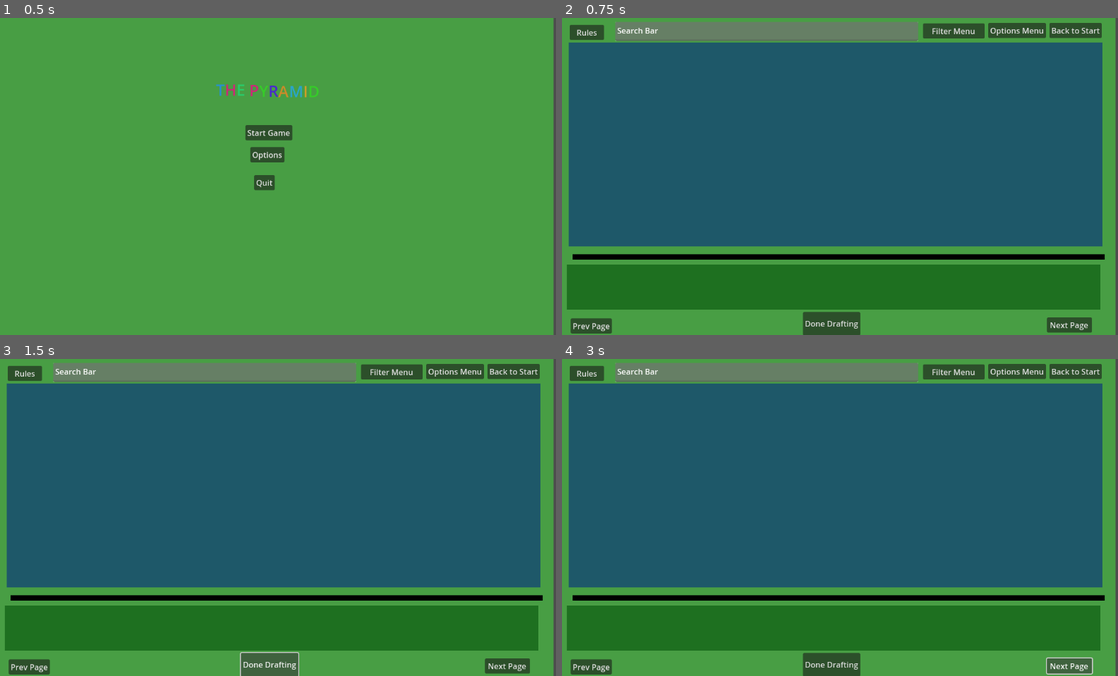
Above: before the commit, frames 1-4 (two rows, left to right).
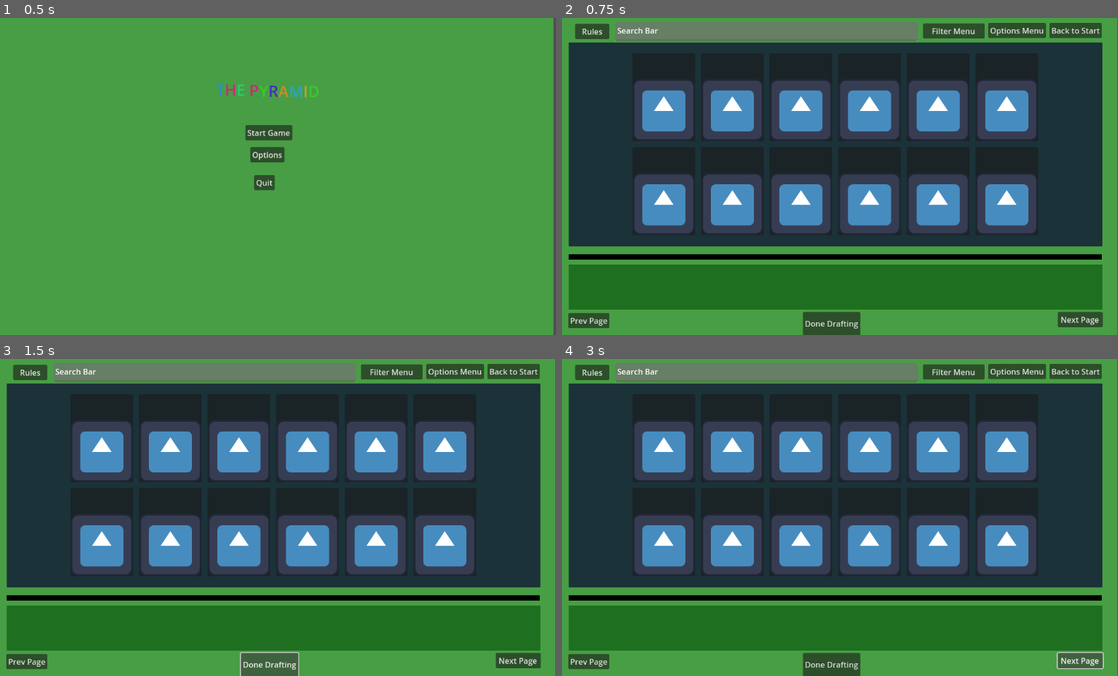
Above: after the commit, the same moments.

Repository: monochromia/PyramidGodot
Game: Godot game, scene res://Main Menu.tscn
The game is run twice, just before and just after one commit, with the same random seed, the same clock (stepped at 60 frames per second) and the same inputs. The engine's default icon, where the game draws it, is replaced by a stand-in: a white triangle on a blue panel in a dark square.
Inputs:
- Up to frame 1 (0.5 s): no input
- Up to frame 2 (0.75 s): click "Start Game" at 0.5 s
- Up to frame 3 (1.5 s): click "Done Drafting" at 1.25 s
- Up to frame 4 (3 s): click "Done Drafting" at 2 s; click "Next Page" at 2.75 s

Frame 1 is identical in both runs. In frame 2, 63% of the frame differs, in the area x 0-100%, y 0-100%; in frame 3, 63%; in frame 4, 63%.

Commit message:
added pack select layout and data

Diff:
--- a/Pack Select.gd
+++ b/Pack Select.gd
@@ -4,12 +4,17 @@
 var music_volume: float = 0
 var sfx_volume: float = 0
 var mod_folder_path : String = ""
+var all_packs: Array[PackData]
 
 const SAVE_PATH = "user://settings.cfg"
-
+const Slot = preload("res://pack_select/slot.tscn")
 
 # Called when the node enters the scene tree for the first time.
 func _ready():
+	load_settings()
+
+
+func load_settings():
 	var config := ConfigFile.new()
 
 	config.load(SAVE_PATH)
--- a/Pack Select.tscn
+++ b/Pack Select.tscn
@@ -1,13 +1,14 @@
-[gd_scene load_steps=3 format=3 uid="uid://dfx6r1wt7k8ve"]
+[gd_scene load_steps=4 format=3 uid="uid://dfx6r1wt7k8ve"]
 
 [ext_resource type="Script" path="res://Pack Select.gd" id="1_x7gni"]
 [ext_resource type="AudioStream" uid="uid://crwtutceuuea5" path="res://sounds/lofi.wav" id="2_tm624"]
+[ext_resource type="PackedScene" uid="uid://dmmamuu4273x5" path="res://pack_select/pack_select_data.tscn" id="3_bwkng"]
 
 [node name="Pack_Select_Scene_Head" type="Node2D"]
 script = ExtResource("1_x7gni")
 
 [node name="Background Placeholder" type="ColorRect" parent="."]
-offset_right = 1147.0
+offset_right = 1151.0
 offset_bottom = 652.0
 color = Color(0.282353, 0.619608, 0.266667, 1)
 
@@ -19,17 +20,17 @@
 text = "Done Drafting"
 
 [node name="Next Page Button" type="Button" parent="."]
-offset_left = 1007.0
-offset_top = 612.0
-offset_right = 1099.0
-offset_bottom = 643.0
+offset_left = 1029.0
+offset_top = 601.0
+offset_right = 1121.0
+offset_bottom = 632.0
 text = "Next Page"
 
 [node name="Rules Button" type="Button" parent="."]
-offset_left = 33.0
-offset_top = 14.0
-offset_right = 103.0
-offset_bottom = 45.0
+offset_left = 44.0
+offset_top = 12.0
+offset_right = 114.0
+offset_bottom = 43.0
 text = "Rules"
 
 [node name="End Run Button" type="Button" parent="."]
@@ -47,16 +48,16 @@
 text = "Options Menu"
 
 [node name="Prev Page Button" type="Button" parent="."]
-offset_left = 35.0
-offset_top = 614.0
-offset_right = 119.0
-offset_bottom = 645.0
+offset_left = 30.0
+offset_top = 603.0
+offset_right = 114.0
+offset_bottom = 634.0
 text = "Prev Page"
 
 [node name="Selected Packs Placeholder" type="ColorRect" parent="."]
-offset_left = 27.0
+offset_left = 31.0
 offset_top = 504.0
-offset_right = 1116.0
+offset_right = 1120.0
 offset_bottom = 596.0
 color = Color(0.117647, 0.439216, 0.12549, 1)
 
@@ -85,14 +86,20 @@
 text = "Filter Menu"
 
 [node name="Decoration" type="ColorRect" parent="."]
-offset_left = 39.0
+offset_left = 31.0
 offset_top = 483.0
-offset_right = 1125.0
+offset_right = 1119.0
 offset_bottom = 494.0
 color = Color(0, 0, 0, 1)
 
 [node name="BGM" type="AudioStreamPlayer" parent="."]
 stream = ExtResource("2_tm624")
 
+[node name="Pack Select Data" parent="." instance=ExtResource("3_bwkng")]
+offset_left = 31.0
+offset_top = 50.0
+offset_right = 1120.0
+offset_bottom = 467.0
+
 [connection signal="pressed" from="End Run Button" to="." method="_on_end_run_button_pressed"]
 [connection signal="pressed" from="Options Button" to="." method="_on_options_button_pressed"]
--- /dev/null
+++ b/pack/pack_data.gd
@@ -0,0 +1,6 @@
+extends Resource
+
+class_name PackData
+
+@export var name: String = ""
+@export var texture: Texture
--- /dev/null
+++ b/pack_select/pack_select_data.gd
@@ -0,0 +1,94 @@
+extends PanelContainer
+
+class_name PackSelectData
+
+@export var slot_data: Array[SlotData]
+
+var mod_folder_path : String = ""
+var all_packs: Array[PackData]
+
+const SAVE_PATH = "user://settings.cfg"
+const Slot = preload("res://pack_select/slot.tscn")
+@onready var pack_select_data = $"."
+@onready var grid_container = $MarginContainer/GridContainer
+
+# Called when the node enters the scene tree for the first time.
+func _ready():
+	load_settings()
+
+	if mod_folder_path:
+		load_cards()
+	else:
+		# Todo: Tell the user to update the mods path
+		pass
+
+
+func load_image_into_texture(image_path):
+	var image = Image.new()  # Create a new Image instance
+	var error = image.load(image_path)  # Load the image file
+
+	if error == OK:  # Check if the image loaded successfully
+		var texture = ImageTexture.new()  # Create a new ImageTexture instance
+		texture.create_from_image(image)  # Assign the image to the texture
+		return texture  # Return the texture
+	else:
+		print("Failed to load image: ", image_path)
+		return null
+
+
+
+
+func load_cards():
+	var card_backs_dir = DirAccess.open(mod_folder_path + "/Card Backs App")
+
+	if card_backs_dir:
+		card_backs_dir.list_dir_begin()
+
+		var file_name = card_backs_dir.get_next()
+		while file_name != "":
+			if card_backs_dir.current_is_dir(): # if it's a directory
+				file_name = card_backs_dir.get_next()
+				continue
+
+			# Check if the file is an image by checking its extension
+			if file_name.ends_with(".png") or file_name.ends_with(".jpg") or file_name.ends_with(".jpeg"):
+				var new_pack = PackData.new()
+				new_pack.name = file_name.split('.')[0]
+				new_pack.texture = load_image_into_texture(mod_folder_path + "/Card Backs App/" + file_name)
+
+				if new_pack.texture:
+					all_packs.push_back(
+						new_pack
+					)
+
+			file_name = card_backs_dir.get_next()  # Get the next file name
+
+		card_backs_dir.list_dir_end()  # Finish reading the directory
+
+		populate_pack_select(all_packs.slice(0, 12))
+	else:
+		print("Could not open directory")
+
+
+
+
+func populate_pack_select(pack_data: Array[PackData]):
+	for child in grid_container.get_children():
+		child.queue_free()
+
+	for pack_datum in pack_data:
+		if pack_datum:
+			var slot = Slot.instantiate()
+			var slot_data = SlotData.new()
+			slot_data.pack_data = pack_datum
+			grid_container.add_child(slot)
+			slot.set_slot_data(slot_data)
+
+
+func load_settings():
+	var config := ConfigFile.new()
+
+	config.load(SAVE_PATH)
+
+	if config.get_value("settings", "mod_folder_path"):
+		mod_folder_path = config.get_value("settings", "mod_folder_path")
--- /dev/null
+++ b/pack_select/pack_select_data.tscn
@@ -0,0 +1,66 @@
+[gd_scene load_steps=3 format=3 uid="uid://dmmamuu4273x5"]
+
+[ext_resource type="Script" path="res://pack_select/pack_select_data.gd" id="1_b4fgo"]
+[ext_resource type="PackedScene" uid="uid://cvgkt1aa6p2wi" path="res://pack_select/slot.tscn" id="2_s1ifu"]
+
+[node name="Pack Select Data" type="PanelContainer"]
+anchors_preset = 14
+anchor_top = 0.5
+anchor_right = 1.0
+anchor_bottom = 0.5
+offset_top = -202.0
+offset_bottom = 202.0
+grow_horizontal = 2
+grow_vertical = 2
+script = ExtResource("1_b4fgo")
+
+[node name="MarginContainer" type="MarginContainer" parent="."]
+layout_mode = 2
+theme_override_constants/margin_left = 16
+theme_override_constants/margin_top = 16
+theme_override_constants/margin_right = 16
+theme_override_constants/margin_bottom = 16
+
+[node name="GridContainer" type="GridContainer" parent="MarginContainer"]
+layout_mode = 2
+size_flags_horizontal = 4
+size_flags_vertical = 4
+theme_override_constants/h_separation = 12
+theme_override_constants/v_separation = 12
+columns = 6
+
+[node name="Slot" parent="MarginContainer/GridContainer" instance=ExtResource("2_s1ifu")]
+layout_mode = 2
+
+[node name="Slot2" parent="MarginContainer/GridContainer" instance=ExtResource("2_s1ifu")]
+layout_mode = 2
+
+[node name="Slot3" parent="MarginContainer/GridContainer" instance=ExtResource("2_s1ifu")]
+layout_mode = 2
+
+[node name="Slot4" parent="MarginContainer/GridContainer" instance=ExtResource("2_s1ifu")]
+layout_mode = 2
+
+[node name="Slot5" parent="MarginContainer/GridContainer" instance=ExtResource("2_s1ifu")]
+layout_mode = 2
+
+[node name="Slot6" parent="MarginContainer/GridContainer" instance=ExtResource("2_s1ifu")]
+layout_mode = 2
+
+[node name="Slot7" parent="MarginContainer/GridContainer" instance=ExtResource("2_s1ifu")]
+layout_mode = 2
+
+[node name="Slot8" parent="MarginContainer/GridContainer" instance=ExtResource("2_s1ifu")]
+layout_mode = 2
+
+[node name="Slot9" parent="MarginContainer/GridContainer" instance=ExtResource("2_s1ifu")]
+layout_mode = 2
+
+[node name="Slot10" parent="MarginContainer/GridContainer" instance=ExtResource("2_s1ifu")]
+layout_mode = 2
+
+[node name="Slot11" parent="MarginContainer/GridContainer" instance=ExtResource("2_s1ifu")]
+layout_mode = 2
+
+[node name="Slot12" parent="MarginContainer/GridContainer" instance=ExtResource("2_s1ifu")]
+layout_mode = 2
--- /dev/null
+++ b/pack_select/slot.gd
@@ -0,0 +1,18 @@
+extends PanelContainer
+
+@onready var pack_image: TextureRect = $"Pack Image"
+
+func set_slot_data(slot_data: SlotData) -> void:
+	var pack_data = slot_data.pack_data
+	pack_image.texture = pack_data.texture
+	tooltip_text = "%s" % [pack_data.name]
+	print("slot data set for " + pack_data.name)
+
+# Called when the node enters the scene tree for the first time.
+func _ready():
+	pass # Replace with function body.
+
+
+# Called every frame. 'delta' is the elapsed time since the previous frame.
+func _process(delta):
+	pass
--- /dev/null
+++ b/pack_select/slot.tscn
@@ -0,0 +1,16 @@
+[gd_scene load_steps=3 format=3 uid="uid://cvgkt1aa6p2wi"]
+
+[ext_resource type="Script" path="res://pack_select/slot.gd" id="1_kquhm"]
+[ext_resource type="Texture2D" uid="uid://2ylnwwooymkp" path="res://icon.svg" id="1_x2tn2"]
+
+[node name="Slot" type="PanelContainer"]
+custom_minimum_size = Vector2(100, 180)
+offset_right = 128.0
+offset_bottom = 200.0
+script = ExtResource("1_kquhm")
+
+[node name="Pack Image" type="TextureRect" parent="."]
+layout_mode = 2
+size_flags_vertical = 8
+texture = ExtResource("1_x2tn2")
+stretch_mode = 5
--- /dev/null
+++ b/pack_select/slot_data.gd
@@ -0,0 +1,6 @@
+extends Resource
+
+class_name SlotData
+
+@export var pack_data: PackData
+@export var active: bool = false
--- a/project.godot
+++ b/project.godot
@@ -12,7 +12,7 @@
 
 config/name="PyramidGodot"
 run/main_scene="res://Main Menu.tscn"
-config/features=PackedStringArray("4.0", "GL Compatibility")
+config/features=PackedStringArray("4.1", "GL Compatibility")
 config/icon="res://icon.svg"
 
 [display]
Not shown: 1 places in Options Menu.tscn that only renumber resources
